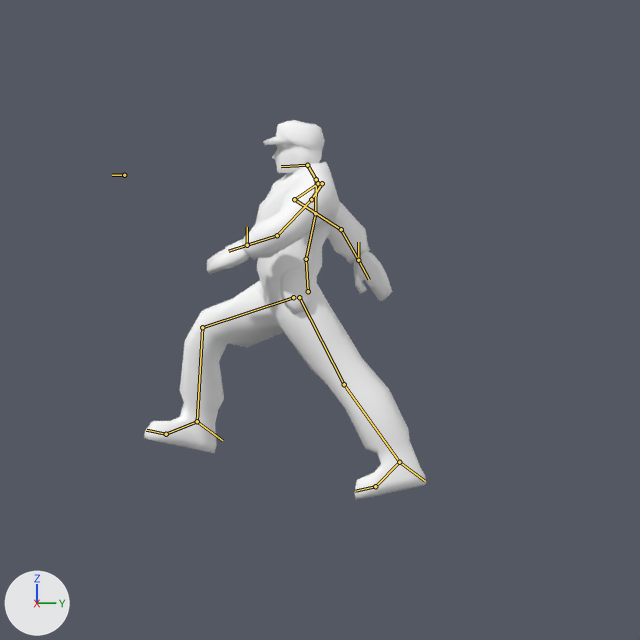
An edit to the Blender file trunk/data/blender/hero/hero.blend, drawn before and after from the same camera.
Before and after are seen from the file's camera 'Camera'. Every picture has the same lights, and +X, +Y and +Z are marked at lower left. Both versions are drawn at the pose saved in each file; the numbers are the values there. The bones that bend it are drawn over the model as lines.
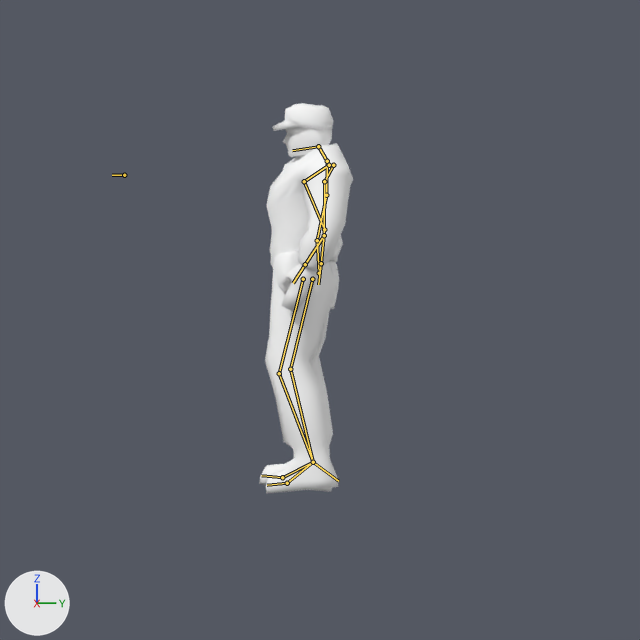
Where the change shows, as pixel boxes (x1, y1, x2, y2) in the pictures (640 x 640 px):
```json
{"object": "Cube.019", "change": "posed", "before": [144, 162, 426, 500], "after": [259, 143, 353, 494], "on screen": "66% narrower"}
{"object": "Cube.001", "change": "posed", "before": [263, 120, 325, 174], "after": [272, 103, 333, 157]}
{"bone": "Hip", "before": "(308, 291) to (306, 259)", "after": "(319, 273) to (317, 240)"}
{"bone": "Rower Back", "before": "(306, 259) to (315, 213)", "after": "(317, 240) to (326, 195)"}
{"bone": "Foot.R", "before": "(197, 421) to (166, 434)", "after": "(313, 462) to (282, 477)"}
{"bone": "Foot.L", "before": "(399, 462) to (375, 486)", "after": "(313, 462) to (287, 483)"}
{"bone": "IK_Forearm.L", "before": "(247, 245) to (247, 227)", "after": "(305, 264) to (305, 265)"}
{"bone": "IK_Forearm.R", "before": "(358, 260) to (358, 242)", "after": "(321, 263) to (321, 266)"}
{"bone": "IK_Lower Leg.R", "before": "(197, 421) to (222, 440)", "after": "(313, 462) to (338, 481)"}
{"bone": "IK_Lower Leg.L", "before": "(399, 462) to (425, 481)", "after": "(313, 462) to (338, 481)"}
```

Edits to the scene script, one JSON object a line:
```json
{"block": "bone_hip", "where": "bone_hip = bpy.data.objects['Armature.Hero'].pose.bones['Hip']"}
{"op": "set", "path": "bone_hip.location", "old": "(0.0, -0.286, 0.13)", "new": "(0.0, -0.085, -0.011)"}
{"op": "set", "path": "bone_hip.rotation_quaternion", "old": "(0.997, 0.0, 0.082, -0.006)", "new": "(0.991, 0.0, -0.133, 0.01)", "note": "degrees (0, 9, -1) -> degrees (0, -15, 1)"}
{"block": "bone_rower_back", "where": "bone_rower_back = bpy.data.objects['Armature.Hero'].pose.bones['Rower Back']  # child of 'Hip'"}
{"op": "set", "path": "bone_rower_back.rotation_quaternion", "old": "(1.0, 0.0, 0.0, 0.0)", "new": "(0.972, 0.0, 0.228, 0.049)", "note": "degrees (0, 0, 0) -> degrees (1, 26, 6)"}
{"block": "bone_foot_r", "where": "bone_foot_r = bpy.data.objects['Armature.Hero'].pose.bones['Foot.R']  # child of 'Lower Leg.R'"}
{"op": "set", "path": "bone_foot_r.rotation_quaternion", "old": "(0.999, -0.012, 0.0, -0.01)", "new": "(0.997, -0.083, -0.005, -0.001)", "note": "degrees (-1, 0, -1) -> degrees (-10, -1, 0)"}
{"block": "bone_foot_l", "where": "bone_foot_l = bpy.data.objects['Armature.Hero'].pose.bones['Foot.L']  # child of 'Lower Leg.L'"}
{"op": "set", "path": "bone_foot_l.rotation_quaternion", "old": "(0.994, -0.099, 0.001, 0.003)", "new": "(0.998, -0.066, 0.005, 0.0)", "note": "degrees (-11, 0, 0) -> degrees (-8, 1, 0)"}
{"block": "bone_ik_forearm_l", "where": "bone_ik_forearm_l = bpy.data.objects['Armature.Hero'].pose.bones['IK_Forearm.L']"}
{"op": "set", "path": "bone_ik_forearm_l.location", "old": "(-0.801, -0.877, 0.733)", "new": "(-0.772, -1.103, 0.072)"}
{"op": "set", "path": "bone_ik_forearm_l.rotation_quaternion", "old": "(1.0, 0.0, 0.0, 0.0)", "new": "(0.743, 0.0, 0.0, -0.669)", "note": "degrees (0, 0, 0) -> degrees (0, 0, -84)"}
{"block": "bone_ik_forearm_r", "where": "bone_ik_forearm_r = bpy.data.objects['Armature.Hero'].pose.bones['IK_Forearm.R']"}
{"op": "set", "path": "bone_ik_forearm_r.location", "old": "(0.78, -1.047, -0.538)", "new": "(0.774, -1.088, -0.111)"}
{"op": "set", "path": "bone_ik_forearm_r.rotation_quaternion", "old": "(1.0, 0.0, 0.0, 0.0)", "new": "(0.704, 0.0, 0.0, 0.711)", "note": "degrees (0, 0, 0) -> degrees (0, 0, 91)"}
{"block": "bone_ik_lower_leg_r", "where": "bone_ik_lower_leg_r = bpy.data.objects['Armature.Hero'].pose.bones['IK_Lower Leg.R']"}
{"op": "set", "path": "bone_ik_lower_leg_r.location", "old": "(-0.16, -1.337, -0.418)", "new": "(0.0, 0.0, 0.0)"}
{"block": "bone_ik_lower_leg_l", "where": "bone_ik_lower_leg_l = bpy.data.objects['Armature.Hero'].pose.bones['IK_Lower Leg.L']"}
{"op": "set", "path": "bone_ik_lower_leg_l.location", "old": "(0.0, 0.794, 0.591)", "new": "(0.0, 0.0, 0.0)"}
```
